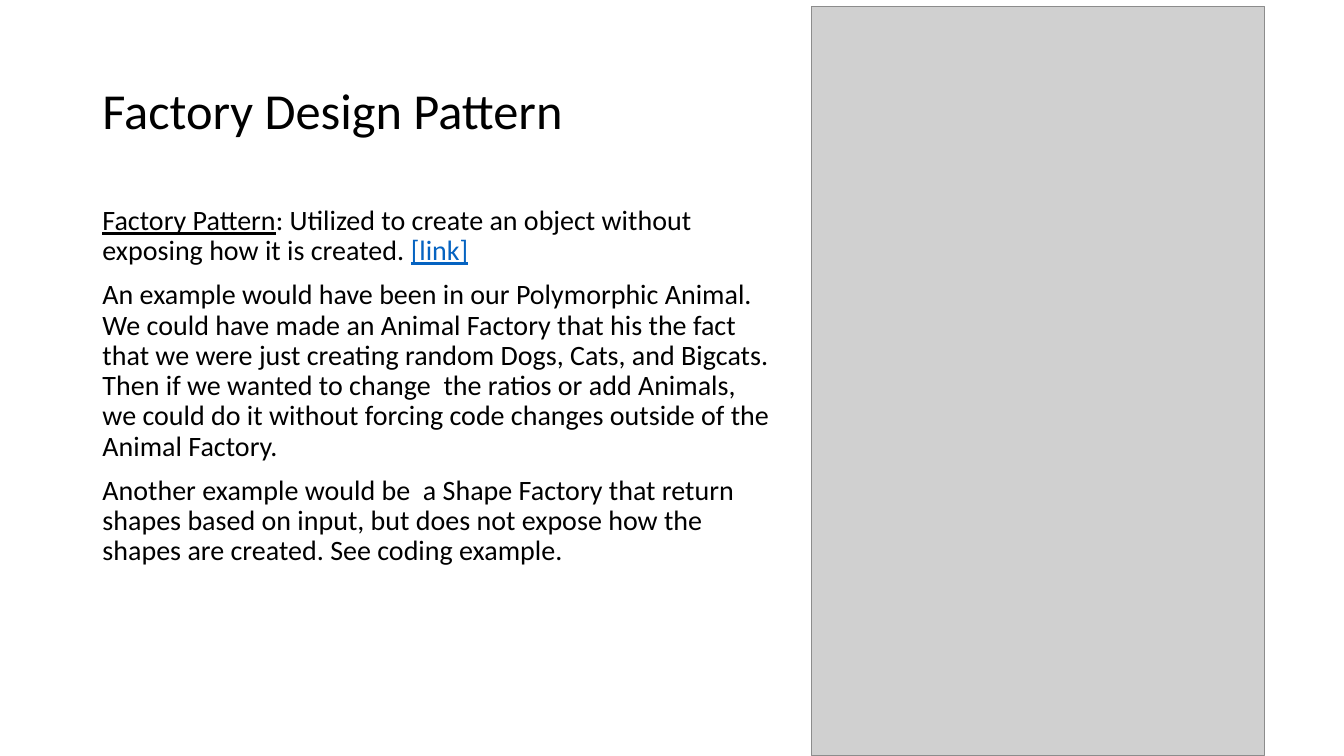
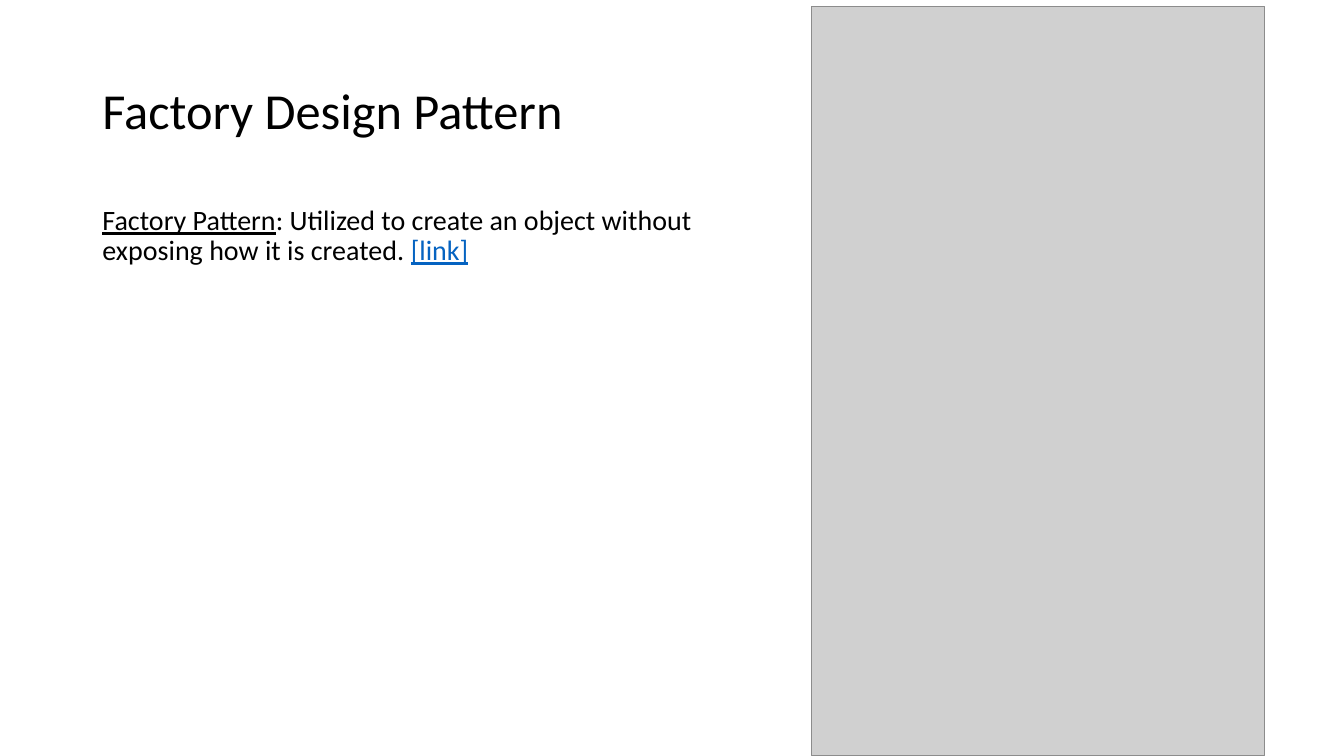
Before and after one commit to EricJPogue/www-epogue-info, a slide deck: slide 34 of CPSC-24500/Week01/2016SpringW01Slides.pptx (slide 31 before the commit). Drawn at 1344x756 pixels with LibreOffice and Linux fonts; fonts in the diff are those of the drawing; grey boxes stand for pictures. Boxes give left, top, right and bottom in pixels: in the first picture for what was removed or moved away, otherwise in the second. Text is boxed around its words. In the diff, an @@ line names an element or a change of style, - is before the commit and + after.

```diff
--- a/CPSC-24500/Week01/2016SpringW01Slides.pptx
+++ b/CPSC-24500/Week01/2016SpringW01Slides.pptx
@@ text at (x1=102, y1=284, x2=769, y2=565): paragraphs removed @@
-An example would have been in our Polymorphic Animal. We could have made an Animal Factory that his the fact that we were just creating random Dogs, Cats, and Bigcats. Then if we wanted to change the ratios or add Animals, we could do it without forcing code changes outside of the Animal Factory.
-Another example would be a Shape Factory that return shapes based on input, but does not expose how the shapes are created. See coding example.
```
Also in this commit, not shown: 14 other slides changed, 3 slides added, 1 slide removed, 1 other file.
